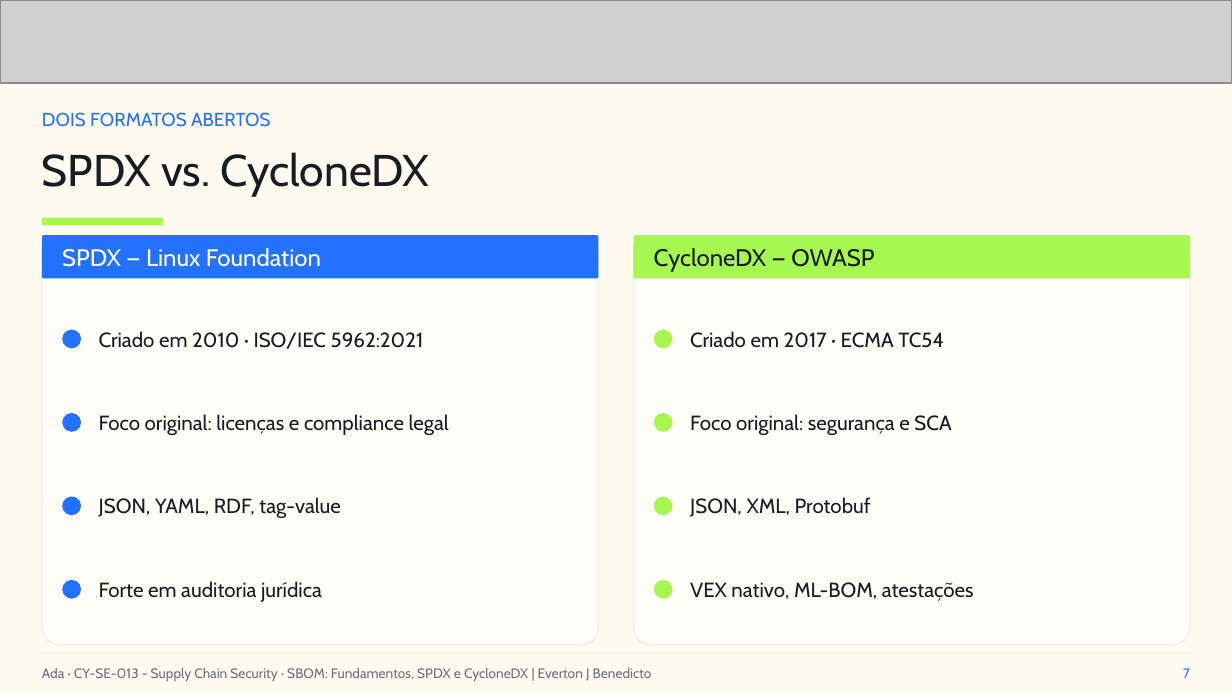
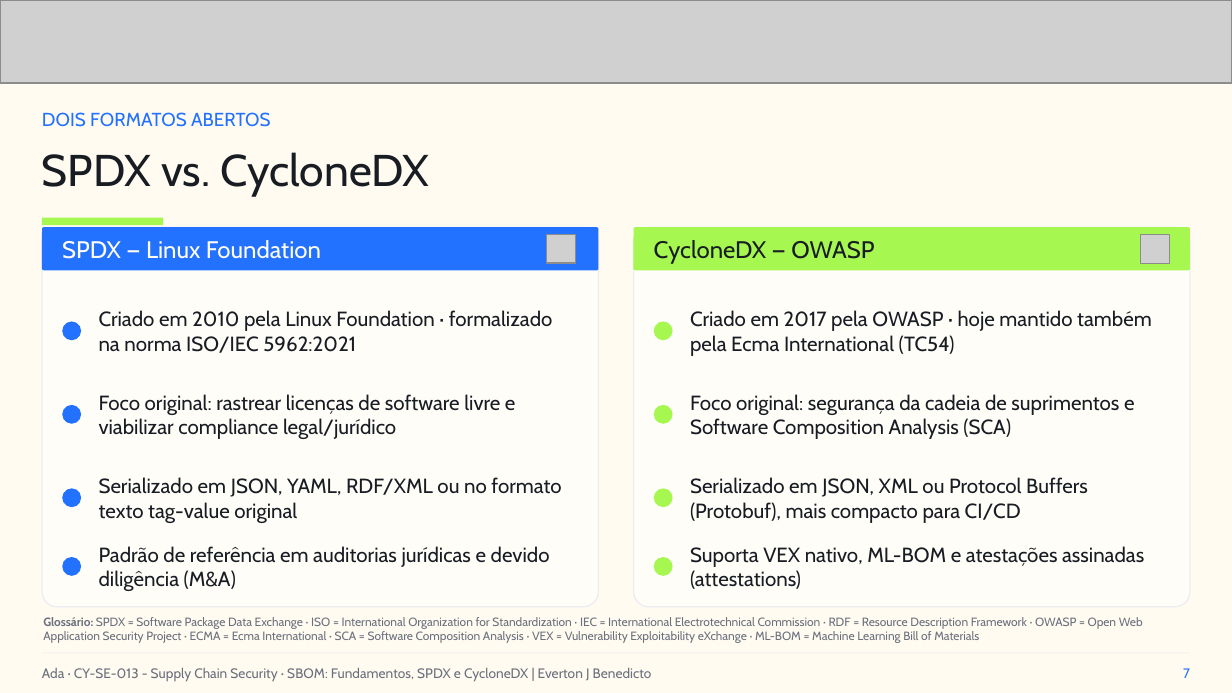
Before and after one commit to everton-dev/AdaTech.Aulas, a slide deck: slide 7 of CY-SE-013 - Supply Chain Security/slides/Aula_04_SBOM_Fundamentos_SPDX_e_CycloneDX.pptx. Drawn at 1232x693 pixels with LibreOffice and Linux fonts; fonts in the diff are those of the drawing; grey boxes stand for pictures. Boxes give left, top, right and bottom in pixels: in the first picture for what was removed or moved away, otherwise in the second. Text is boxed around its words. In the diff, an @@ line names an element or a change of style, - is before the commit and + after.

```diff
--- a/CY-SE-013 - Supply Chain Security/slides/Aula_04_SBOM_Fundamentos_SPDX_e_CycloneDX.pptx
+++ b/CY-SE-013 - Supply Chain Security/slides/Aula_04_SBOM_Fundamentos_SPDX_e_CycloneDX.pptx
@@ rounded rectangle: place and size @@
-rounded rectangle at [42,235,599,644]
+rounded rectangle at [42,227,599,606]
@@ text "SPDX — Linux Foundation": place and size @@
-text "SPDX — Linux Foundation" at [62,248,321,267]
+text "SPDX — Linux Foundation" at [62,240,321,259]
@@ picture added at [547,234,577,264] @@
@@ rounded rectangle: place and size @@
-rounded rectangle at [633,235,1190,644]
+rounded rectangle at [633,227,1190,606]
@@ picture added at [1141,234,1170,264] @@
@@ ellipse: place and size @@
-ellipse at [62,329,80,347]
+ellipse at [62,322,80,340]
@@ text at [99,310,553,353]: text changed @@
-Criado em 2010 · ISO/IEC 5962:2021
+Criado em 2010 pela Linux Foundation · formalizado na norma ISO/IEC 5962:2021
@@ ellipse: place and size @@
-ellipse at [654,329,673,347]
+ellipse at [654,322,673,340]
@@ text at [690,310,1152,356]: text changed @@
-Criado em 2017 · ECMA TC54
+Criado em 2017 pela OWASP · hoje mantido também pela Ecma International (TC54)
@@ text at [99,394,516,439]: text changed @@
-Foco original: licenças e compliance legal
+Foco original: rastrear licenças de software livre e viabilizar compliance legal/jurídico
@@ text at [690,394,1135,439]: text changed @@
-Foco original: segurança e SCA
+Foco original: segurança da cadeia de suprimentos e Software Composition Analysis (SCA)
@@ text at [99,477,561,523]: text changed @@
-JSON, YAML, RDF, tag-value
+Serializado em JSON, YAML, RDF/XML ou no formato texto tag-value original
@@ text at [690,477,1088,523]: text changed @@
-JSON, XML, Protobuf
+Serializado em JSON, XML ou Protocol Buffers (Protobuf), mais compacto para CI/CD
@@ 4 ellipses, 2 rounded rectangles, 1 text: place and size @@
-4 ellipses, 2 rounded rectangles, 1 text at [42,235,1190,515]
+4 ellipses, 2 rounded rectangles, 1 text at [42,227,1190,506]
@@ ellipse: place and size @@
-ellipse at [62,580,80,599]
+ellipse at [62,557,80,575]
@@ text at [99,546,550,591]: text changed @@
-Forte em auditoria jurídica
+Padrão de referência em auditorias jurídicas e devido diligência (M&A)
@@ ellipse: place and size @@
-ellipse at [654,580,673,599]
+ellipse at [654,557,673,575]
@@ text at [690,546,1144,589]: text changed @@
-VEX nativo, ML-BOM, atestações
+Suporta VEX nativo, ML-BOM e atestações assinadas (attestations)
@@ text added at [43,617,1143,643], 7 pt, text #6A707D @@
+Glossário: SPDX = Software Package Data Exchange · ISO = International Organization for Standardization · IEC = International Electrotechnical Commission · RDF = Resource Description Framework · OWASP = Open Web Application Security Project · ECMA = Ecma International · SCA = Software Composition Analysis · VEX = Vulnerability Exploitability eXchange · ML-BOM = Machine Learning Bill of Materials
```
Also in this commit, not shown: 6 other slides changed, 1 slide added, 17 other files.
